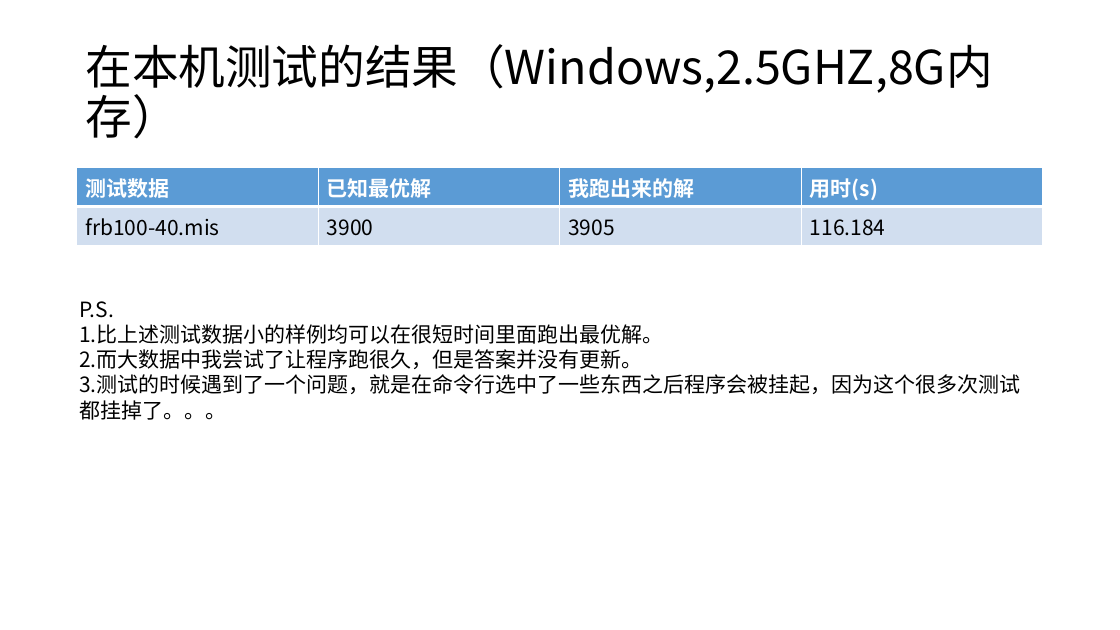
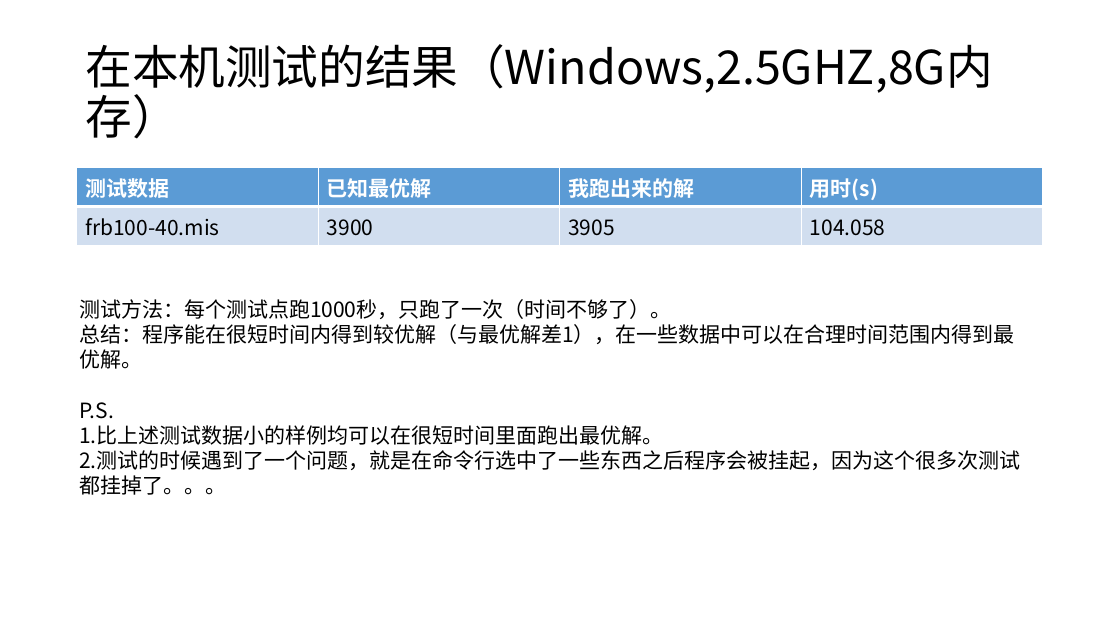
Before and after one commit to wuwuz/EWLS, a slide deck: slide 18 of repo.pptx. Drawn at 1120x630 pixels with LibreOffice and Linux fonts; fonts in the diff are those of the drawing. Boxes give left, top, right and bottom in pixels: in the first picture for what was removed or moved away, otherwise in the second. Text is boxed around its words. In the diff, an @@ line names an element or a change of style, - is before the commit and + after.

```diff
--- a/repo.pptx
+++ b/repo.pptx
@@ table at (x1=77, y1=168, x2=1045, y2=240) @@
-row 2, column 4: 116.184
+row 2, column 4: 104.058
@@ text at (x1=79, y1=299, x2=1015, y2=369): paragraphs added @@
+测试方法：每个测试点跑1000秒，只跑了一次（时间不够了）。
+总结：程序能在很短时间内得到较优解（与最优解差1），在一些数据中可以在合理时间范围内得到最优解。
@@ text at (x1=79, y1=450, x2=1020, y2=495): text changed @@
-2.而大数据中我尝试了让程序跑很久，但是答案并没有更新。
-3.测试的时候遇到了一个问题，就是在命令行选中了一些东西之后程序会被挂起，因为这个很多次测试都挂掉了。。。
+2.测试的时候遇到了一个问题，就是在命令行选中了一些东西之后程序会被挂起，因为这个很多次测试都挂掉了。。。
```
Also in this commit, not shown: 2 other slides changed, 1 slide added, 2 other files.
